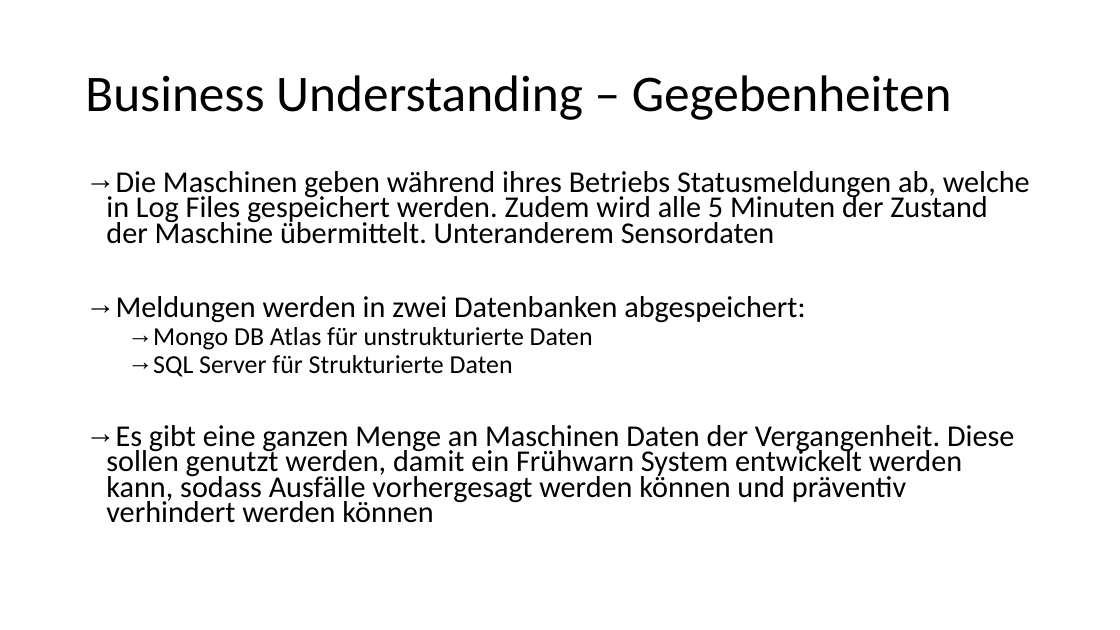
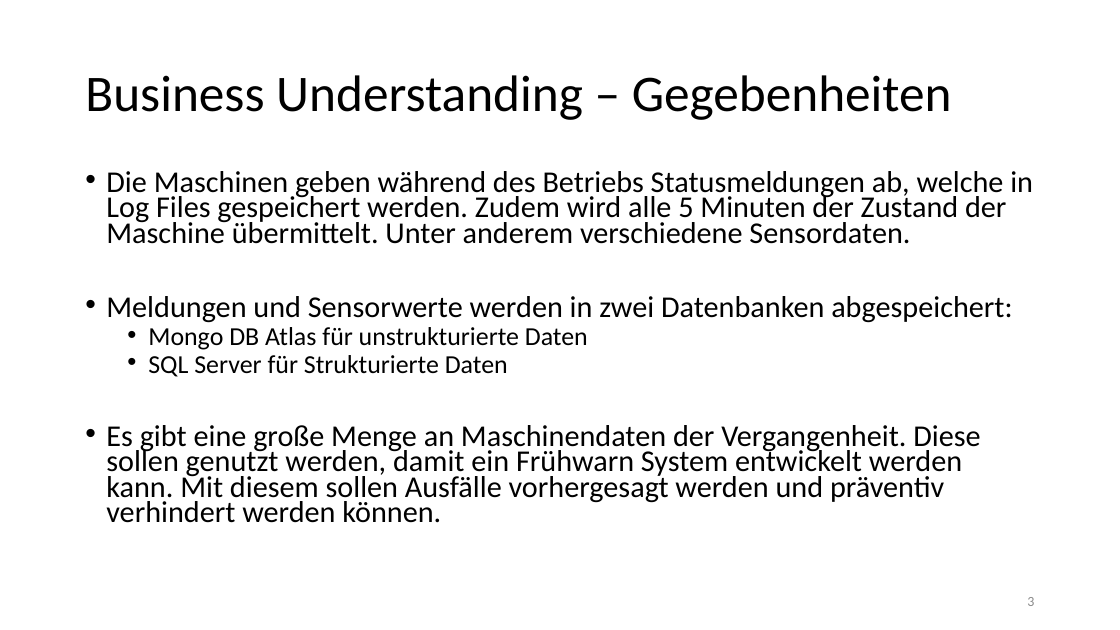
Before and after one commit to Flitschi7/big-data-management, a slide deck: slide 3 of Organisational/Dokumentation HHZ Rocket Project.pptx. Drawn at 1120x630 pixels with LibreOffice and Linux fonts; fonts in the diff are those of the drawing. Boxes give left, top, right and bottom in pixels: in the first picture for what was removed or moved away, otherwise in the second. Text is boxed around its words. In the diff, an @@ line names an element or a change of style, - is before the commit and + after.

Commit message:
presentation
presentation

```diff
--- a/Organisational/Dokumentation HHZ Rocket Project.pptx
+++ b/Organisational/Dokumentation HHZ Rocket Project.pptx
@@ text at [106, 171, 1033, 323]: text changed @@
-→ Die Maschinen geben während ihres Betriebs Statusmeldungen ab, welche in Log Files gespeichert werden. Zudem wird alle 5 Minuten der Zustand der Maschine übermittelt. Unteranderem Sensordaten
-→ Meldungen werden in zwei Datenbanken abgespeichert:
+• Die Maschinen geben während des Betriebs Statusmeldungen ab, welche in Log Files gespeichert werden. Zudem wird alle 5 Minuten der Zustand der Maschine übermittelt. Unter anderem verschiedene Sensordaten.
+• Meldungen und Sensorwerte werden in zwei Datenbanken abgespeichert:
@@ text at [148, 327, 588, 377]: bullet → to • @@
@@ text at [106, 425, 980, 523]: text changed @@
-→ Es gibt eine ganzen Menge an Maschinen Daten der Vergangenheit. Diese sollen genutzt werden, damit ein Frühwarn System entwickelt werden kann, sodass Ausfälle vorhergesagt werden können und präventiv verhindert werden können
+• Es gibt eine große Menge an Maschinendaten der Vergangenheit. Diese sollen genutzt werden, damit ein Frühwarn System entwickelt werden kann. Mit diesem sollen Ausfälle vorhergesagt werden und präventiv verhindert werden können.
@@ page number added at [1027, 597, 1034, 606], 12 pt, text #8C8C8C @@
+3
```
Also in this commit, not shown: 27 other slides changed.
